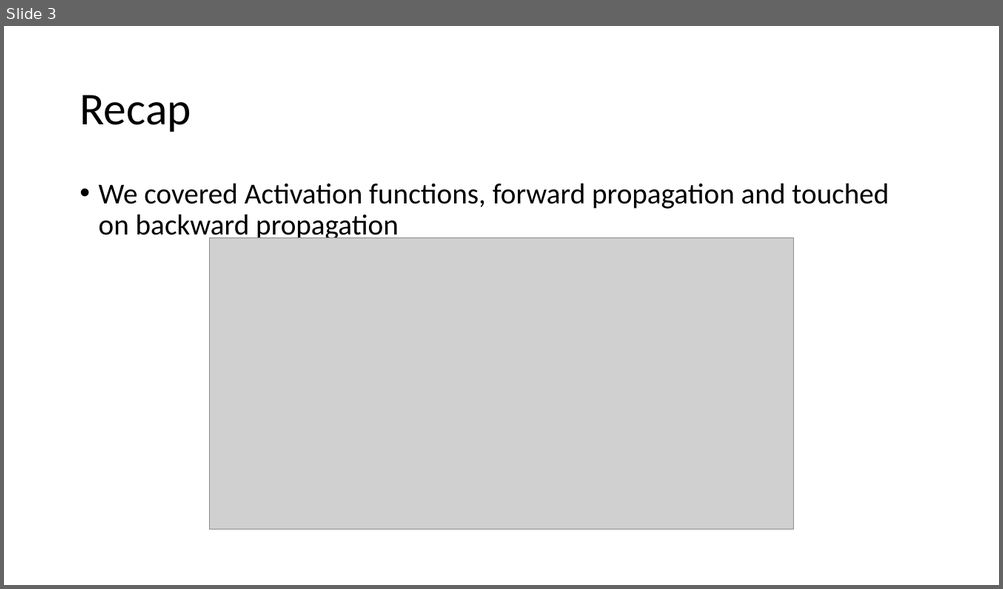
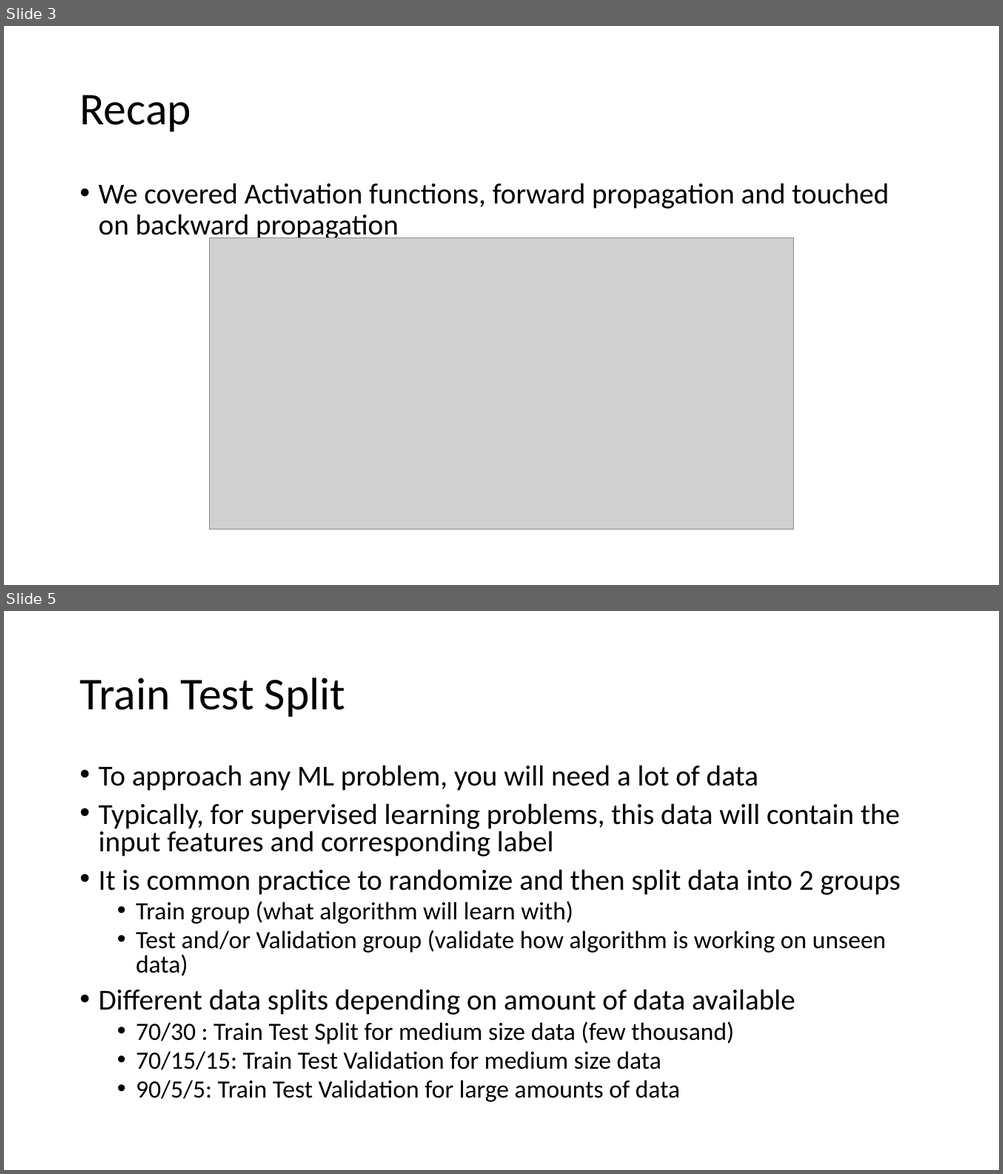
Before and after one commit to akiljames83/MacAI-2018, a slide deck: Lessons/Lesson2.pptx. Shown one above the other, each under a label of ours: slide 3 before the commit, slides 3 and 5 after it; the slides between them are not shown. The pictures are 1003x589 and 1003x1174 pixels, drawn with LibreOffice and Linux fonts; fonts in the diff are those of the drawing; grey boxes stand for pictures. Boxes give left, top, right and bottom in pixels: in the first picture for what was removed or moved away, otherwise in the second. Text is boxed around its words. In the diff, an @@ line names an element or a change of style, - is before the commit and + after.

```diff
--- a/Lessons/Lesson2.pptx
+++ b/Lessons/Lesson2.pptx
@@ slide 5 added at [4,611,999,1170], background #FFFFFF @@
@@ title added at [79,678,345,717], 44 pt, text #000000 @@
+Train Test Split
@@ text added at [99,765,900,1102], 24 pt, text #000000 @@
+• To approach any ML problem, you will need a lot of data
+• Typically, for supervised learning problems, this data will contain the input features and corresponding label
+• It is common practice to randomize and then split data into 2 groups
+  • Train group (what algorithm will learn with)
+  • Test and/or Validation group (validate how algorithm is working on unseen data)
+• Different data splits depending on amount of data available
+  • 70/30 : Train Test Split for medium size data (few thousand)
+  • 70/15/15: Train Test Validation for medium size data
+  • 90/5/5: Train Test Validation for large amounts of data
```
Also in this commit, not shown: 2 slides changed, 13 other slides added, 3 slides removed.
